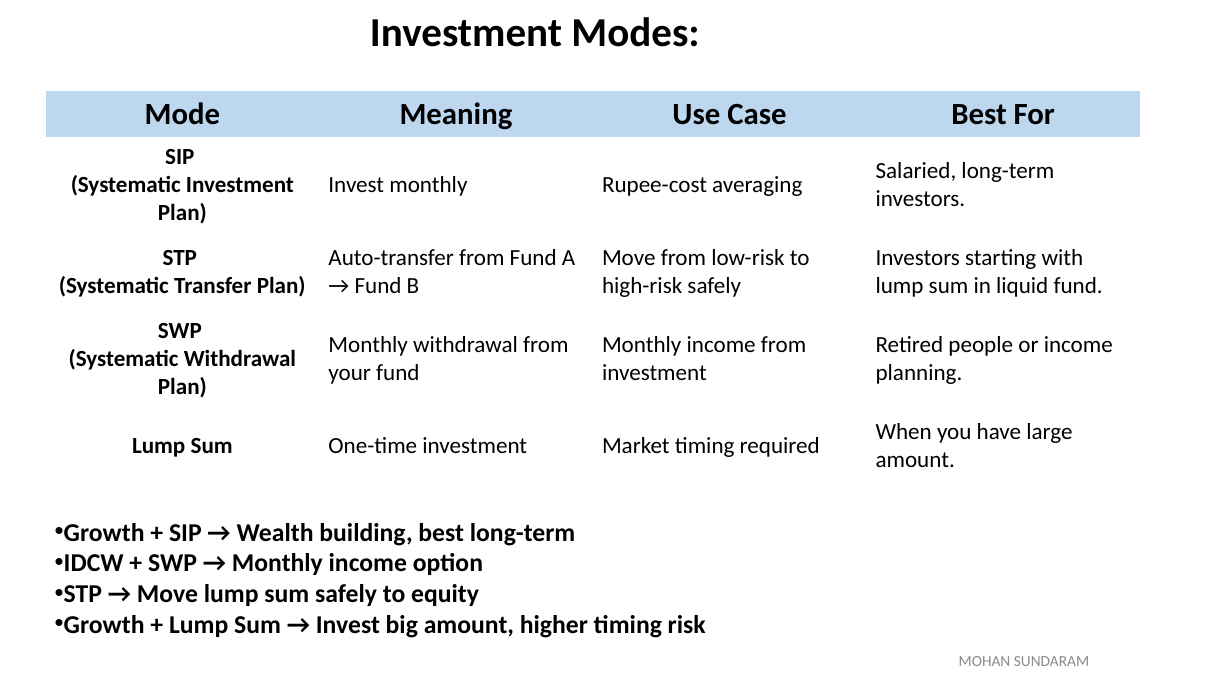
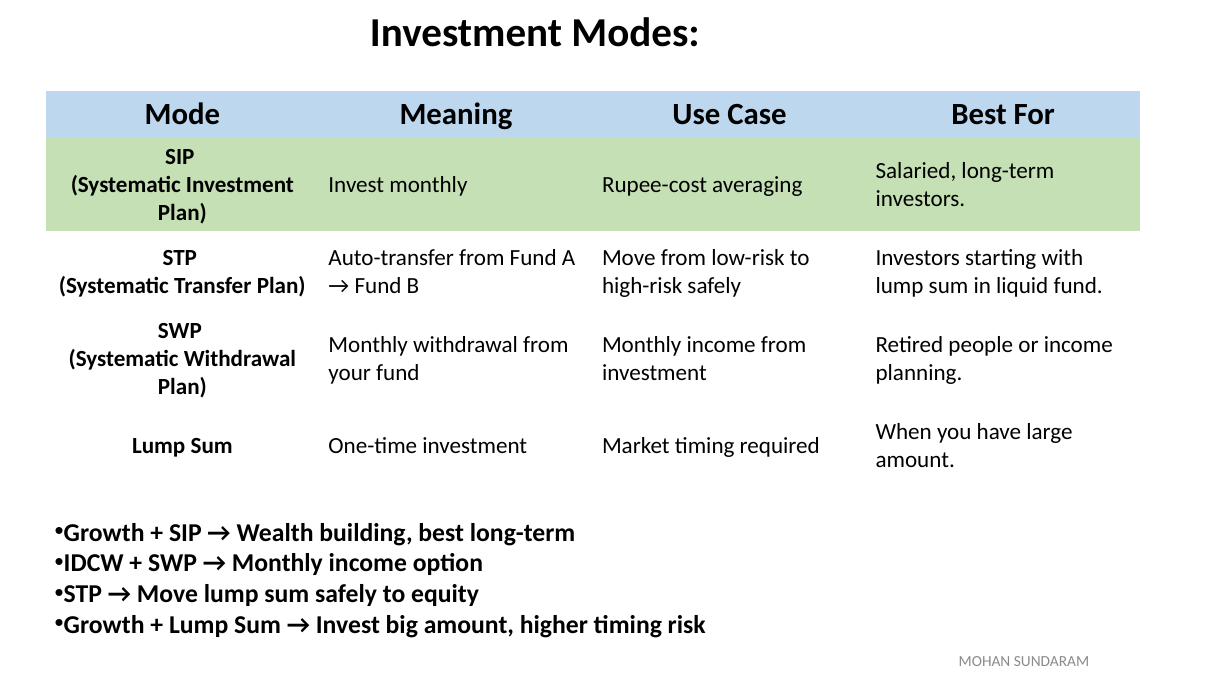
Before and after one commit to mohan4295work/Doc, a slide deck: slide 9 of Mutual Fund.pptx. Drawn at 1232x693 pixels with LibreOffice and Linux fonts; fonts in the diff are those of the drawing. Boxes give left, top, right and bottom in pixels: in the first picture for what was removed or moved away, otherwise in the second. Text is boxed around its words. In the diff, an @@ line names an element or a change of style, - is before the commit and + after.

```diff
--- a/Mutual Fund.pptx
+++ b/Mutual Fund.pptx
@@ table at bbox=[45, 91, 1140, 482] @@
@@ fill none to #C5E0B4 in row 2 @@
```
Also in this commit, not shown: 2 other slides changed, 1 slide added.
